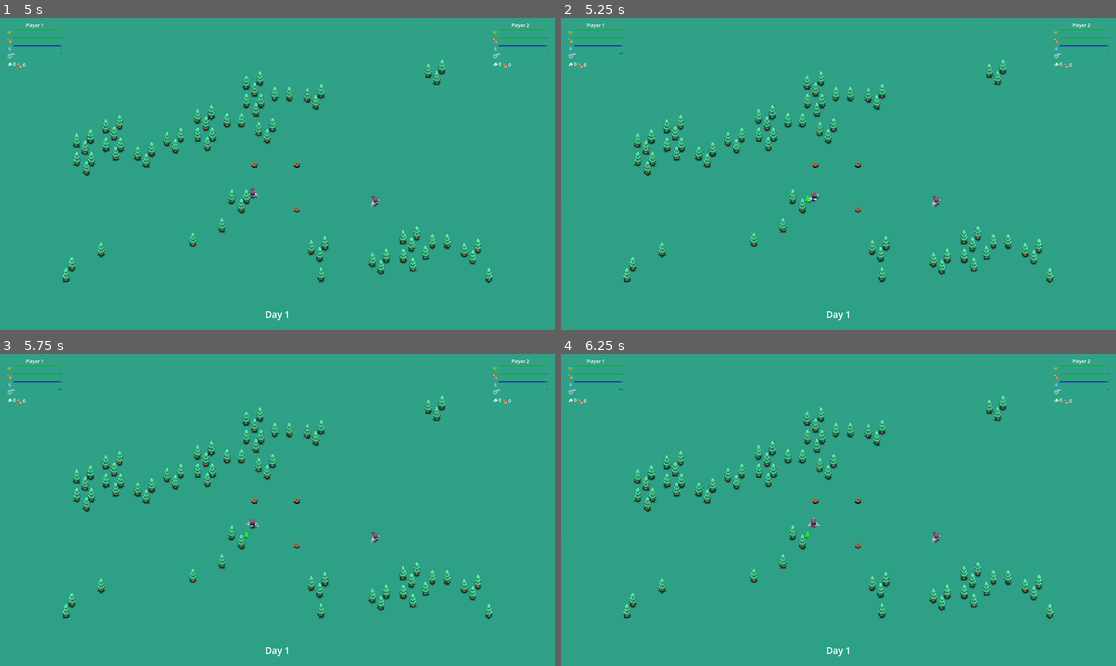
Above: before the commit, frames 1-4 (two rows, left to right).
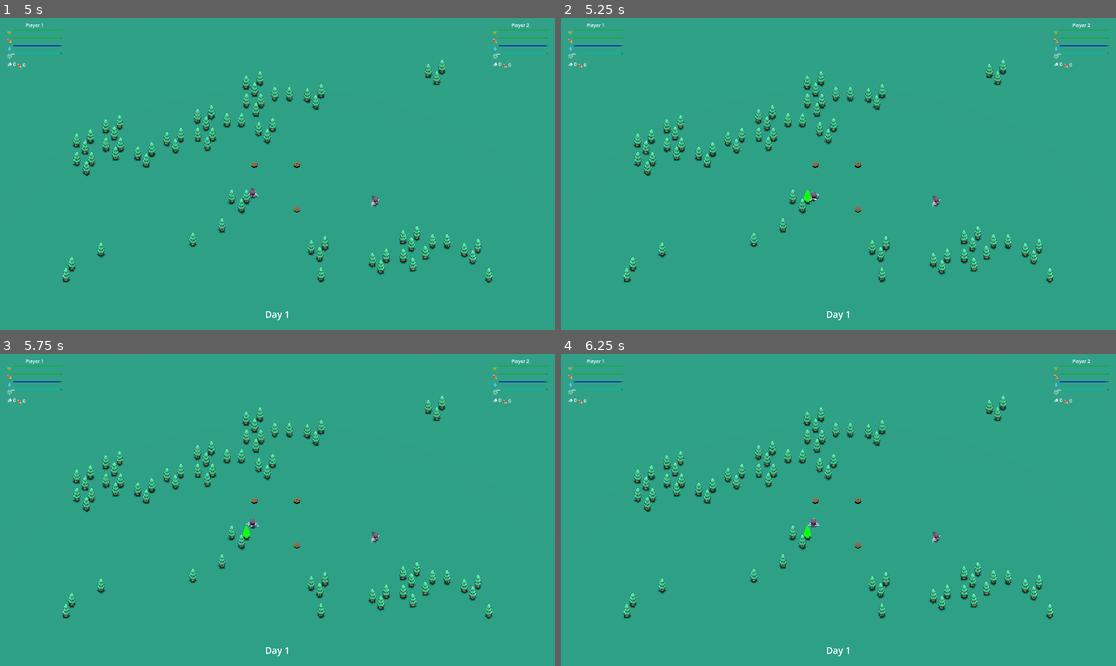
Above: after the commit, the same moments.

Repository: dp-lewis/hands-off-my-berries
Game: Godot game, scene res://levels/level-test.tscn
Same seed, same stepped clock (60 frames per second), same inputs: the game is played once before the commit and once after it.
Inputs (mouse positions are in pixels of both pictures, inside the frame that each line leads up to):
- Up to frame 1 (5 s): tap Enter (ui_accept) at 0.5, 0.77, 2.75, 3.5, 3.77 s; move the mouse to (249, 236) at 0.52 s; hold Up (ui_up) 0.53-1.25 s; tap E (p2_action) at 0.6 s; click (249, 236) at 0.67 s; drag from (444, 220) to (249, 236) at 1.27 s; move the mouse to (111, 127) at 2.02 s; hold Left (ui_left) 2.03-2.75 s; tap S (p2_down) at 2.1 s; drag from (305, 174) to (111, 127) at 2.77 s; move the mouse to (194, 96) at 3.52 s; hold Down (ui_down) 3.53-4.25 s; tap D (p2_right) at 3.6 s; drag from (399, 158) to (194, 96) at 4.27 s
- Up to frame 2 (5.25 s): tap Enter (ui_accept) at 5 s; move the mouse to (727, 189) at 5.02 s; hold Up (ui_up) from 5.03 s (still down); hold Shift from 5.03 s (still down); click (727, 189) at 5.17 s
- Up to frame 3 (5.75 s): keep holding Up (ui_up); keep holding Shift
- Up to frame 4 (6.25 s): release Up (ui_up) at 5.75 s; release Shift at 5.75 s; drag from (894, 441) to (727, 525) at 5.77 s

Frame 1 is identical in both runs. In frame 2, less than 0.1% of the frame differs, in the area x 10-46%, y 11-60%; in frame 3, less than 0.1%; in frame 4, less than 0.1%.

Commit message:
feat: Implement continuous tiredness drain during tree chopping and adjust gathering mechanics

Diff:
--- a/models/kenney-survival-kit/tree.gd
+++ b/models/kenney-survival-kit/tree.gd
@@ -2,6 +2,7 @@
 
 @export var wood_yield: int = 5
 @export var gather_time: float = 10.0
+@export var chopping_tiredness_rate: float = 0.5  # Tiredness lost per second while chopping
 @export var wood_pile_scene: PackedScene = preload("res://models/kenney-survival-kit/resource_wood.tscn")
 
 var players_in_range: Array[Node] = []
@@ -27,6 +28,12 @@
 	if is_being_gathered and current_gatherer:
 		# Update gathering progress
 		gather_progress += delta / gather_time
+
+		# Apply continuous tiredness drain to the chopper
+		if current_gatherer.has_method("get_node"):
+			var survival_component = current_gatherer.get_node_or_null("Survival")
+			if survival_component and survival_component.has_method("lose_tiredness"):
+				survival_component.lose_tiredness(chopping_tiredness_rate * delta, "chopping tree")
 
 		# Update visual state based on progress
 		update_chopping_visuals()
@@ -58,24 +65,24 @@
 	# No longer check inventory space - allow chopping regardless
 	current_gatherer = player
 	is_being_gathered = true
-	gather_progress = 0.0
+	# Don't reset gather_progress - keep existing progress!
 
-	# Create progress bar
+	# Create progress bar and restore visual state
 	create_progress_bar()
+	update_chopping_visuals()  # Update visuals to match current progress
 
-	print("Started chopping tree (wood will be left as collectible)...")
+	print("Started chopping tree (progress: ", int(gather_progress * 100), "%)...")
 	return true
 
 func stop_gathering():
 	if is_being_gathered:
 		current_gatherer = null
 		is_being_gathered = false
-		gather_progress = 0.0
+		# Don't reset gather_progress - keep the tree partially chopped!
 
-		# Reset visual state and remove progress bar
-		reset_tree_visuals()
+		# Remove progress bar but keep visual state
 		destroy_progress_bar()
-		print("Stopped gathering tree")
+		print("Stopped gathering tree (progress: ", int(gather_progress * 100), "% - will resume from here)")
 
 func update_chopping_visuals():
 	if not tree_mesh:
--- a/scenes/players/components/player_interaction.gd
+++ b/scenes/players/components/player_interaction.gd
@@ -174,9 +174,7 @@
 			if player_movement:
 				player_movement.play_animation("gather")
 
-			# Apply tiredness cost via survival component
-			if player_survival:
-				player_survival.lose_tiredness(tree_chopping_tiredness_cost, "chopping tree")
+			# No tiredness cost here - tree will apply continuous drain
 
 			gathering_started.emit("tree", nearby_tree)
 			print("Player ", player_controller.player_id, " started chopping tree")
